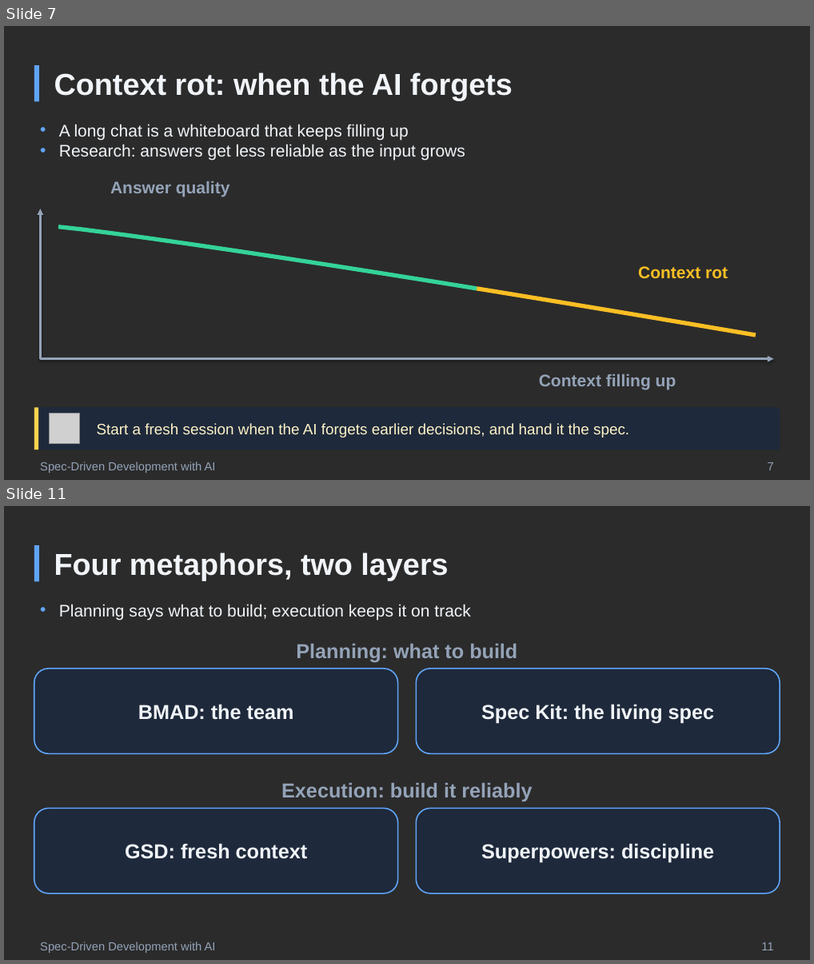
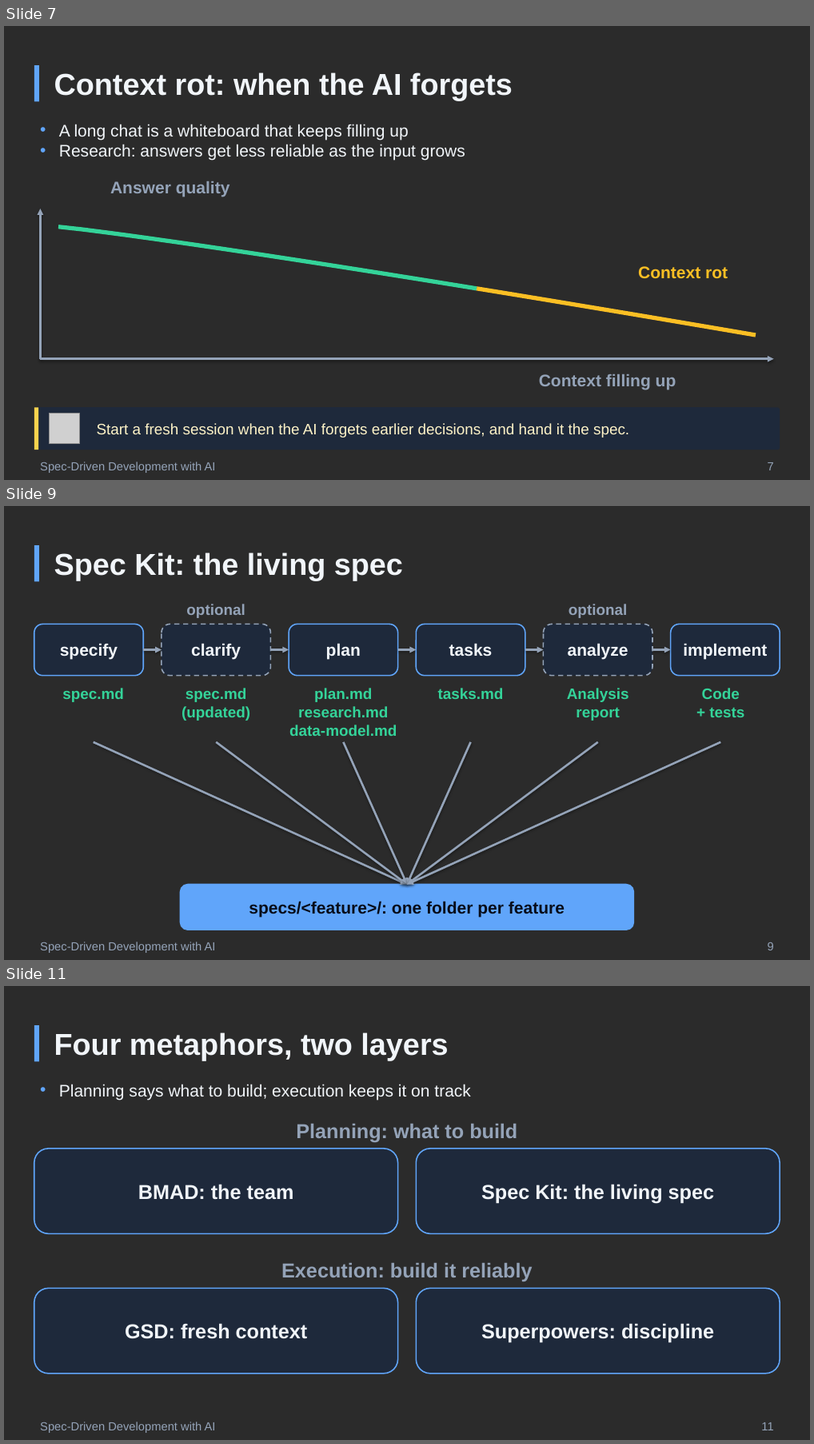
Before and after one commit to ronyronen/speckit-claude-presentation, a slide deck: presentation/speckit-workshop.pptx. Shown one above the other, each under a label of ours: slides 7 and 11 before the commit, slides 7, 9 and 11 after it; the slides between them are not shown. The pictures are 814x964 and 814x1444 pixels, drawn with LibreOffice and Linux fonts; fonts in the diff are those of the drawing; grey boxes stand for pictures; background and template pictures are left out; a plain dark background stands for a picture behind light text. Boxes give left, top, right and bottom in pixels: in the first picture for what was removed or moved away, otherwise in the second. Text is boxed around its words. In the diff, an @@ line names an element or a change of style, - is before the commit and + after.

```diff
--- a/presentation/speckit-workshop.pptx
+++ b/presentation/speckit-workshop.pptx
@@ slide 9 added at [4,506,810,960], background picture (left out) @@
@@ rectangle added at [34,545,39,582], fill #60A5FA @@
@@ text added at [54,552,403,581], 36 pt, text #F1F5F9, bold @@
+Spec Kit: the living spec
@@ rounded rectangle added at [34,624,144,676], fill #1E293B, outline #60A5FA 1.5 pt, 20 pt, text #F1F5F9, bold @@
+specify
@@ rounded rectangle added at [162,624,271,676], fill #1E293B, outline #94A3B8 1.5 pt dashed, 20 pt, text #F1F5F9, bold @@
+clarify
@@ text added at [186,604,245,618], 18 pt, text #94A3B8, bold @@
+optional
@@ rounded rectangle added at [289,624,398,676], fill #1E293B, outline #60A5FA 1.5 pt, 20 pt, text #F1F5F9, bold @@
+plan
@@ rounded rectangle added at [417,624,526,676], fill #1E293B, outline #60A5FA 1.5 pt, 20 pt, text #F1F5F9, bold @@
+tasks
@@ rounded rectangle added at [544,624,653,676], fill #1E293B, outline #94A3B8 1.5 pt dashed, 20 pt, text #F1F5F9, bold @@
+analyze
@@ text added at [569,604,627,618], 18 pt, text #94A3B8, bold @@
+optional
@@ rounded rectangle added at [671,624,781,676], fill #1E293B, outline #60A5FA 1.5 pt, 20 pt, text #F1F5F9, bold @@
+implement
@@ arrow added from (144, 650) to (162, 650), #94A3B8 2.5 pt @@
@@ arrow added from (270, 650) to (289, 650), #94A3B8 2.5 pt @@
@@ arrow added from (398, 650) to (417, 650), #94A3B8 2.5 pt @@
@@ arrow added from (526, 650) to (544, 650), #94A3B8 2.5 pt @@
@@ arrow added from (653, 650) to (671, 650), #94A3B8 2.5 pt @@
@@ text added at [62,688,124,702], 18 pt, text #34D399, bold @@
+spec.md
@@ text added at [182,688,250,720], 18 pt, text #34D399, bold @@
+spec.md
+(updated)
@@ text added at [290,688,397,736], 18 pt, text #34D399, bold @@
+plan.md
+research.md
+data-model.md
@@ text added at [438,688,504,699], 18 pt, text #34D399, bold @@
+tasks.md
@@ text added at [567,688,630,720], 18 pt, text #34D399, bold @@
+Analysis
+report
@@ text added at [702,688,745,717], 18 pt, text #34D399, bold @@
+Code
++ tests
@@ arrow added from (94, 742) to (407, 884), #94A3B8 2.5 pt @@
@@ arrow added from (216, 742) to (407, 884), #94A3B8 2.5 pt @@
@@ arrow added from (343, 742) to (407, 884), #94A3B8 2.5 pt @@
@@ arrow added from (471, 742) to (407, 884), #94A3B8 2.5 pt @@
@@ arrow added from (598, 742) to (407, 884), #94A3B8 2.5 pt @@
@@ arrow added from (722, 742) to (407, 884), #94A3B8 2.5 pt @@
@@ rounded rectangle added at [181,884,634,929], fill #60A5FA, outline #60A5FA 1.5 pt, 20 pt, text #080D1A, bold @@
+specs/<feature>/: one folder per feature
@@ text added at [40,941,216,952], 14 pt, text #94A3B8 @@
+Spec-Driven Development with AI
@@ text added at [768,942,774,950], 14 pt, text #94A3B8 @@
+9
```
Also in this commit, not shown: 1 slide changed, 3 other slides added, 3 slides removed, 10 other files.
